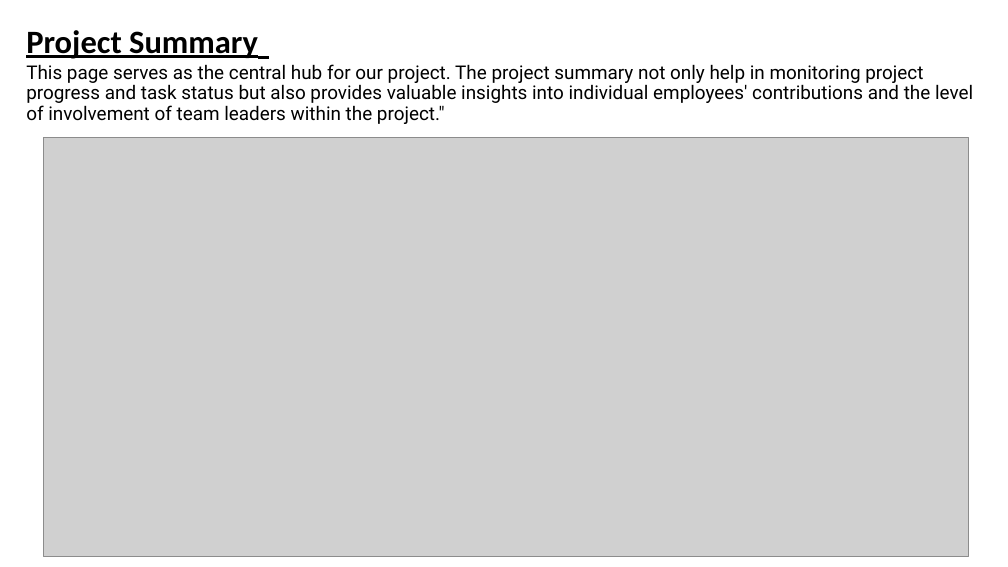
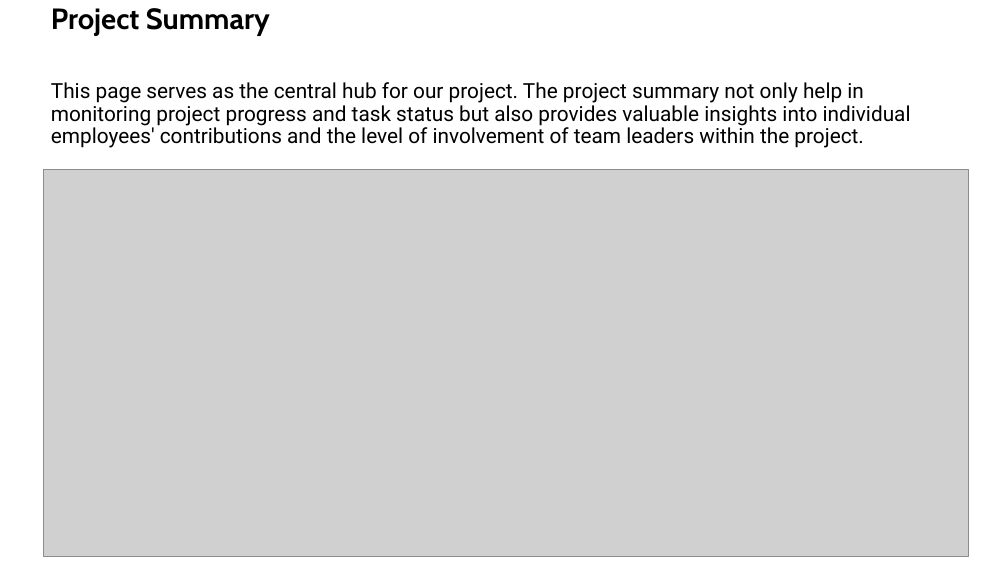
Before and after one commit to farhana2023/HRSystem, a slide deck: slide 32 of StaffSphere.pptx. Drawn at 1008x567 pixels with LibreOffice and Linux fonts; fonts in the diff are those of the drawing; grey boxes stand for pictures. Boxes give left, top, right and bottom in pixels: in the first picture for what was removed or moved away, otherwise in the second. Text is boxed around its words. In the diff, an @@ line names an element or a change of style, - is before the commit and + after.

```diff
--- a/StaffSphere.pptx
+++ b/StaffSphere.pptx
@@ title at bbox=[51, 8, 911, 148]: text changed; size 18 to 19.8 pt @@
-Project Summary
-This page serves as the central hub for our project. The project summary not only help in monitoring project progress and task status but also provides valuable insights into individual employees' contributions and the level of involvement of team leaders within the project."
+Project Summary
+This page serves as the central hub for our project. The project summary not only help in monitoring project progress and task status but also provides valuable insights into individual employees' contributions and the level of involvement of team leaders within the project.
@@ picture: place and size @@
-picture at bbox=[43, 138, 969, 557]
+picture at bbox=[43, 169, 969, 557]
```
Also in this commit, not shown: 38 other slides changed, 1 slide removed, 1 other file.
